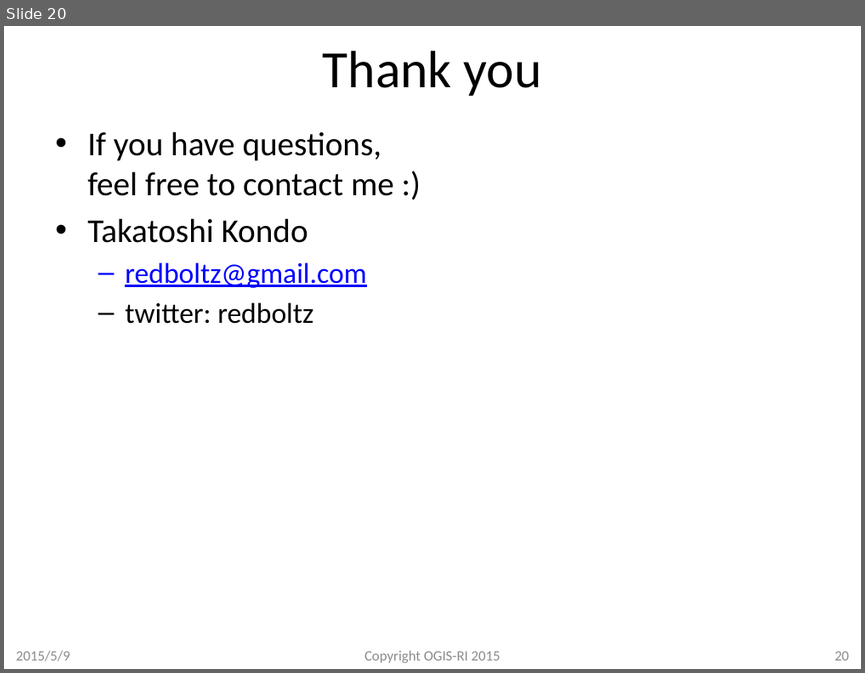
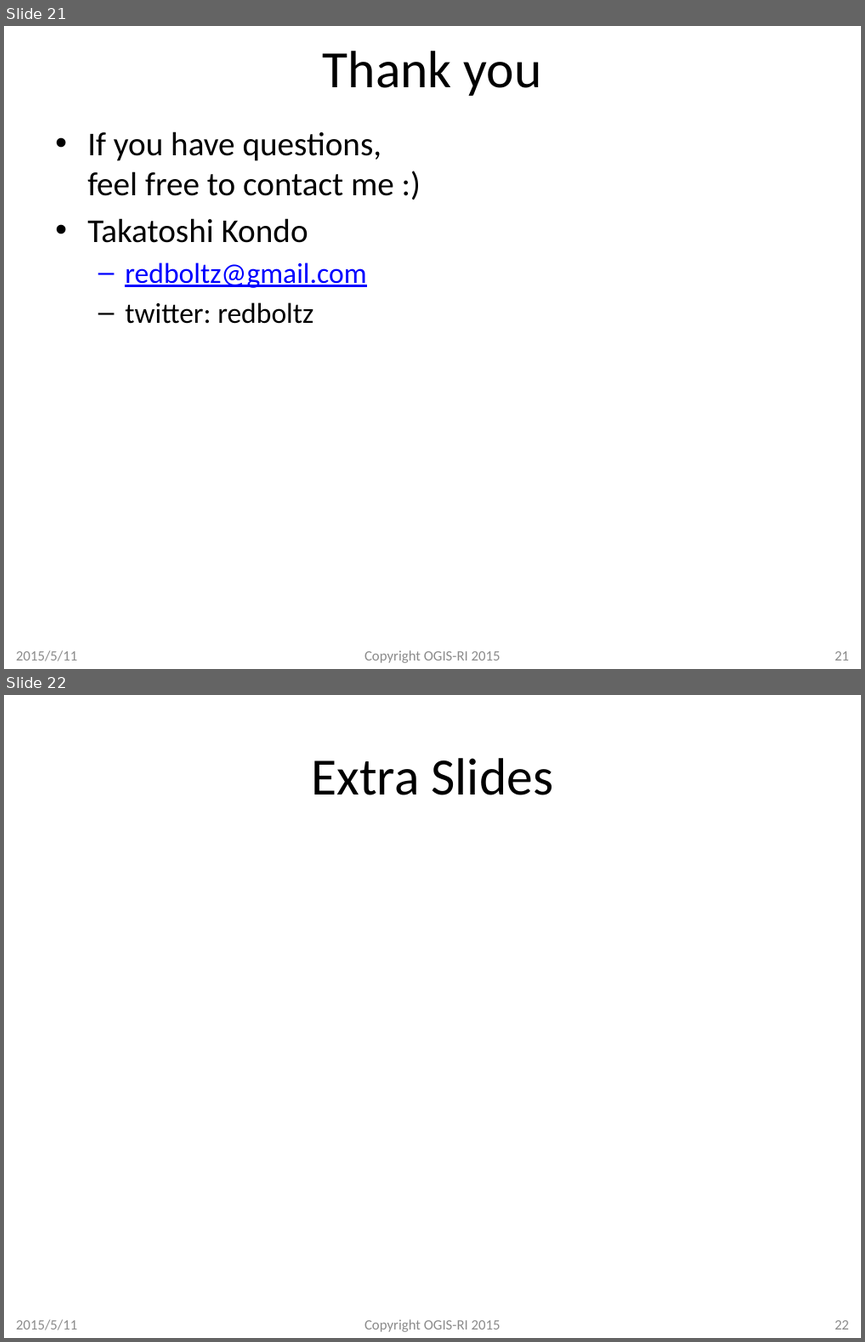
Before and after one commit to redboltz/cppnow2015, a slide deck: cppnow2015_taka.pptx. Shown one above the other, each under a label of ours: slide 20 before the commit, slides 21 and 22 after it. The pictures are 865x673 and 865x1342 pixels, drawn with LibreOffice and Linux fonts; fonts in the diff are those of the drawing; background and template pictures are left out. Boxes give left, top, right and bottom in pixels: in the first picture for what was removed or moved away, otherwise in the second. Text is boxed around its words. In the diff, an @@ line names an element or a change of style, - is before the commit and + after.

```diff
--- a/cppnow2015_taka.pptx
+++ b/cppnow2015_taka.pptx
@@ slide 22 added at [4,695,861,1338], background #FFFFFF @@
@@ title added at [311,758,554,795], 44 pt, text #000000 @@
+Extra Slides
@@ text added at [16,1319,77,1330], 12 pt, text #8C8C8C @@
+2015/5/11
@@ text added at [364,1319,500,1332], 12 pt, text #8C8C8C @@
+Copyright OGIS-RI 2015
@@ page number added at [834,1320,849,1329], 12 pt, text #8C8C8C @@
+22
@@ what was slide 20 is now slide 21 @@
@@ slide 21 changed as well @@
@@ text at [16,650,77,661]: text changed @@
-2015/5/9
+2015/5/11
@@ page number at [834,651,849,660]: text changed @@
-20
+21
```
Also in this commit, not shown: 19 other slides changed, 6 other slides added.
